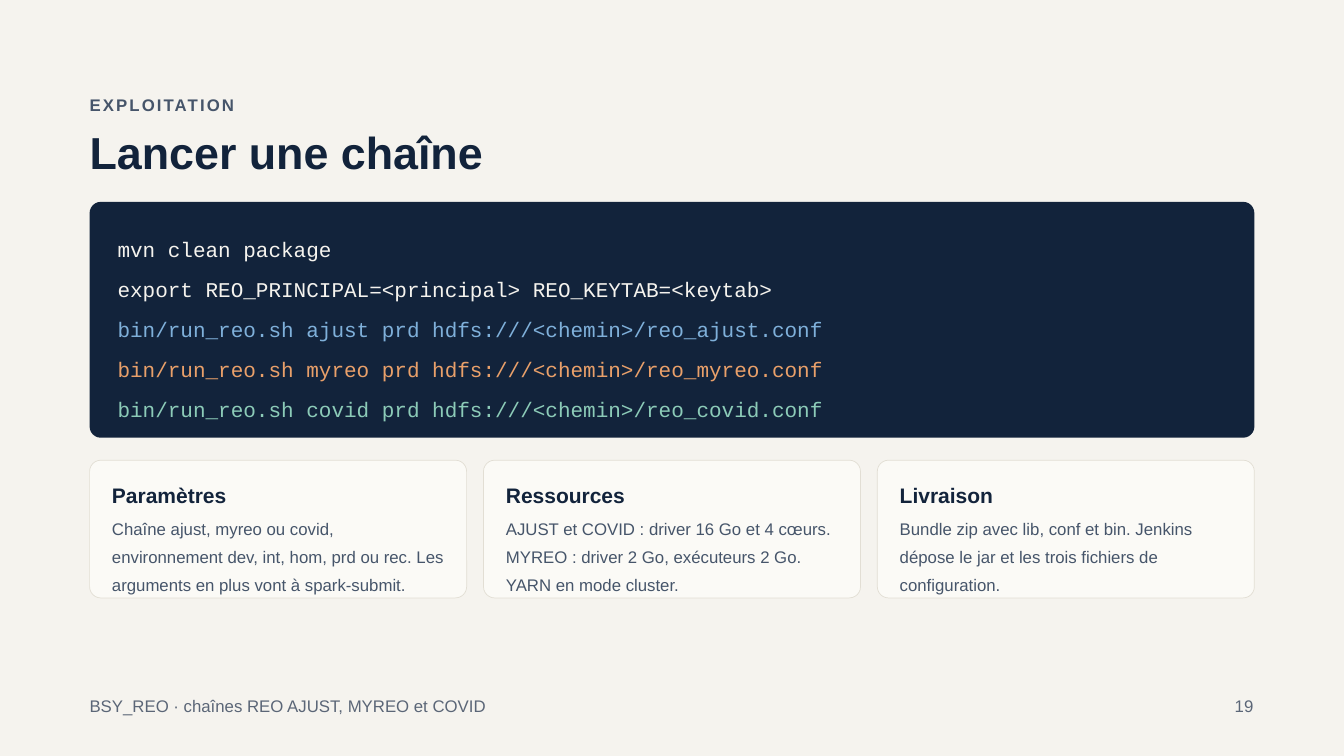
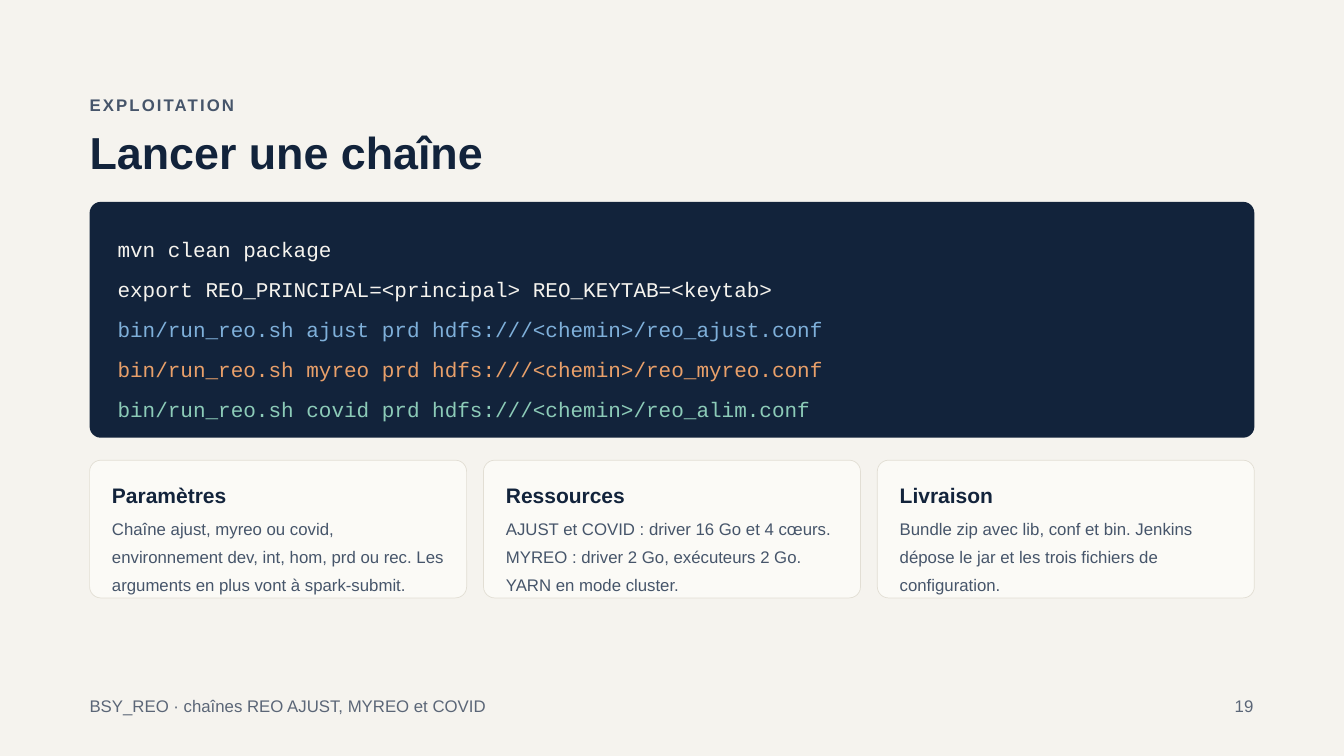
Before and after one commit to mlamouchi001/REO_SCALA, a slide deck: slide 19 of docs/Presentation_BSY_REO.pptx. Drawn at 1344x756 pixels with LibreOffice and Linux fonts; fonts in the diff are those of the drawing. Boxes give left, top, right and bottom in pixels: in the first picture for what was removed or moved away, otherwise in the second. Text is boxed around its words. In the diff, an @@ line names an element or a change of style, - is before the commit and + after.

Commit message:
Renomme la configuration de la chaîne COVID en conf/reo_alim.conf

```diff
--- a/docs/Presentation_BSY_REO.pptx
+++ b/docs/Presentation_BSY_REO.pptx
@@ text at [118,402,810,422]: text changed @@
-bin/run_reo.sh covid prd hdfs:///<chemin>/reo_covid.conf
+bin/run_reo.sh covid prd hdfs:///<chemin>/reo_alim.conf
```
Also in this commit, not shown: 2 other slides changed, 11 other files.
